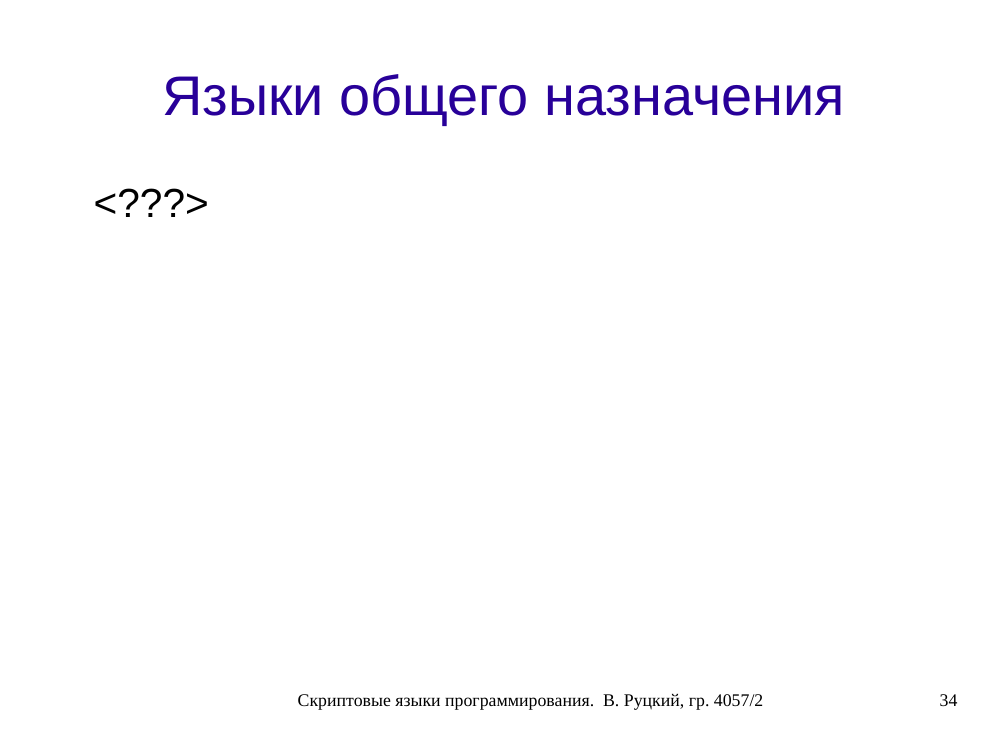
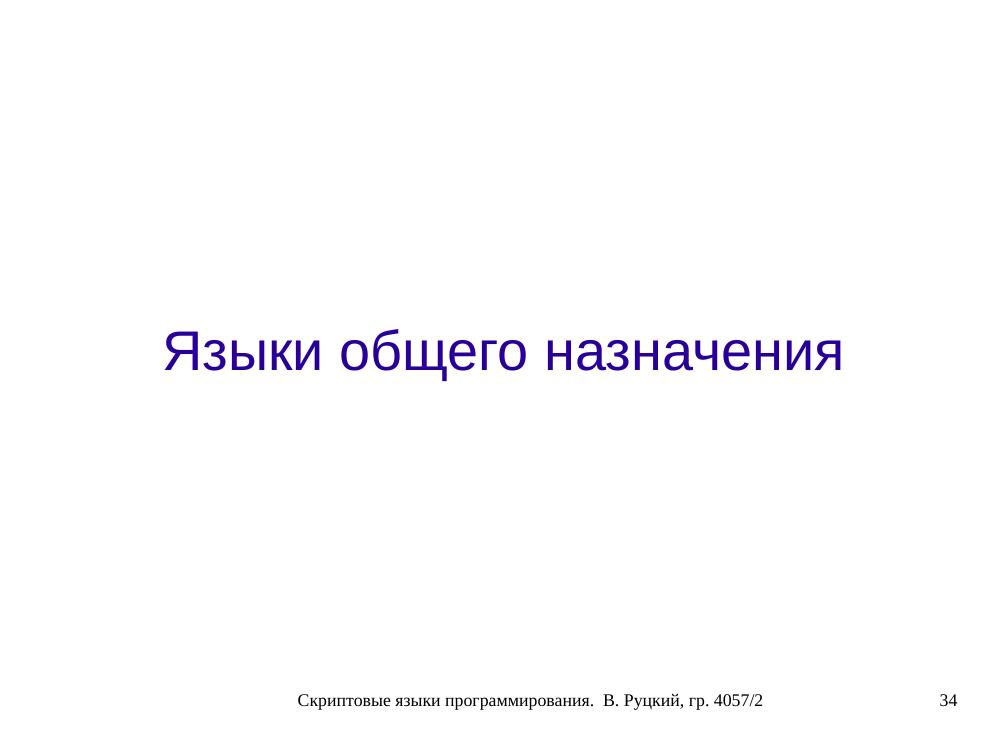
Before and after one commit to rutsky/semester07, a slide deck: slide 34 of Operation_systems/scripting_languages/40572_Rutsky_Scripting_languages.odp. Drawn at 1008x756 pixels with LibreOffice and Linux fonts; fonts in the diff are those of the drawing. Boxes give left, top, right and bottom in pixels: in the first picture for what was removed or moved away, otherwise in the second. Text is boxed around its words. In the diff, an @@ line names an element or a change of style, - is before the commit and + after.

```diff
--- a/Operation_systems/scripting_languages/40572_Rutsky_Scripting_languages.odp
+++ b/Operation_systems/scripting_languages/40572_Rutsky_Scripting_languages.odp
@@ title "Языки общего назначения": place and size @@
-title "Языки общего назначения" at (162, 74, 845, 125)
+title "Языки общего назначения" at (162, 329, 845, 380)
@@ text removed at (50, 177, 958, 676) @@
-<???>
```
Also in this commit, not shown: 9 other slides changed, 1 slide removed.
